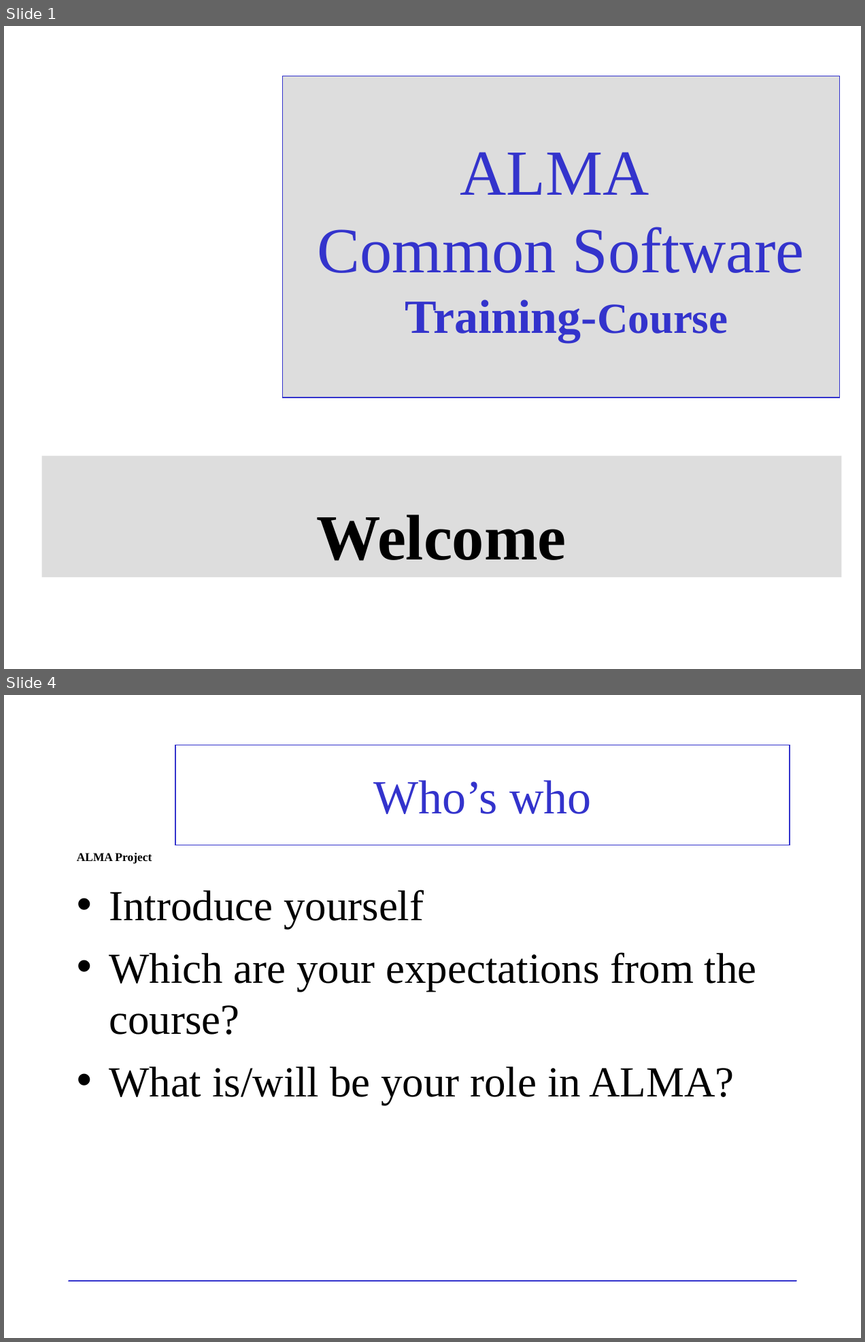
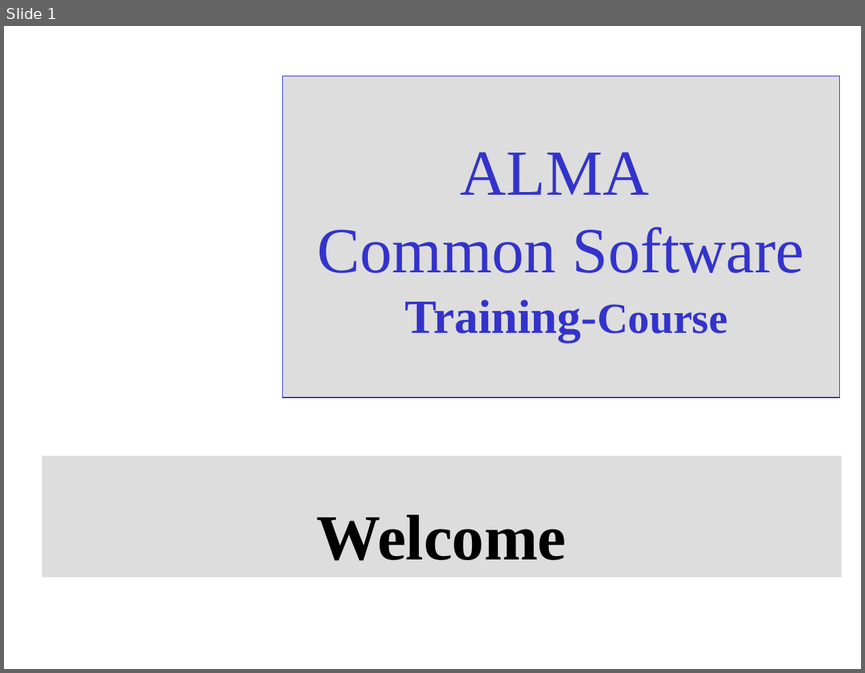
Before and after one commit to ACS-Community/ACS, a slide deck: Documents/ACS-Course/ACSCourse-Wellcome.ppt. Shown one above the other, each under a label of ours: slides 1 and 4 before the commit, slide 1 after it; the slides between them are not shown. The pictures are 865x1342 and 865x673 pixels, drawn with LibreOffice and Linux fonts; fonts in the diff are those of the drawing; background and template pictures are left out. Boxes give left, top, right and bottom in pixels: in the first picture for what was removed or moved away, otherwise in the second. Text is boxed around its words. In the diff, an @@ line names an element or a change of style, - is before the commit and + after.

Commit message:
Updated for course in Garching 2007

```diff
--- a/Documents/ACS-Course/ACSCourse-Wellcome.ppt
+++ b/Documents/ACS-Course/ACSCourse-Wellcome.ppt
@@ slide 4 removed at bbox=[4, 695, 861, 1338], background picture (left out) @@
@@ title removed at bbox=[175, 745, 789, 845] @@
-Who’s who
@@ text removed at bbox=[77, 853, 152, 864] @@
-ALMA Project
@@ text removed at bbox=[109, 889, 757, 1104] @@
-• Introduce yourself
-• Which are your expectations from the course?
-• What is/will be your role in ALMA?
@@ line removed from (68, 1280) to (797, 1280) @@
@@ page number removed at bbox=[618, 1280, 797, 1323] @@
-4
```
Also in this commit, not shown: 1 slide changed, 1 slide added, 2 other slides removed.
